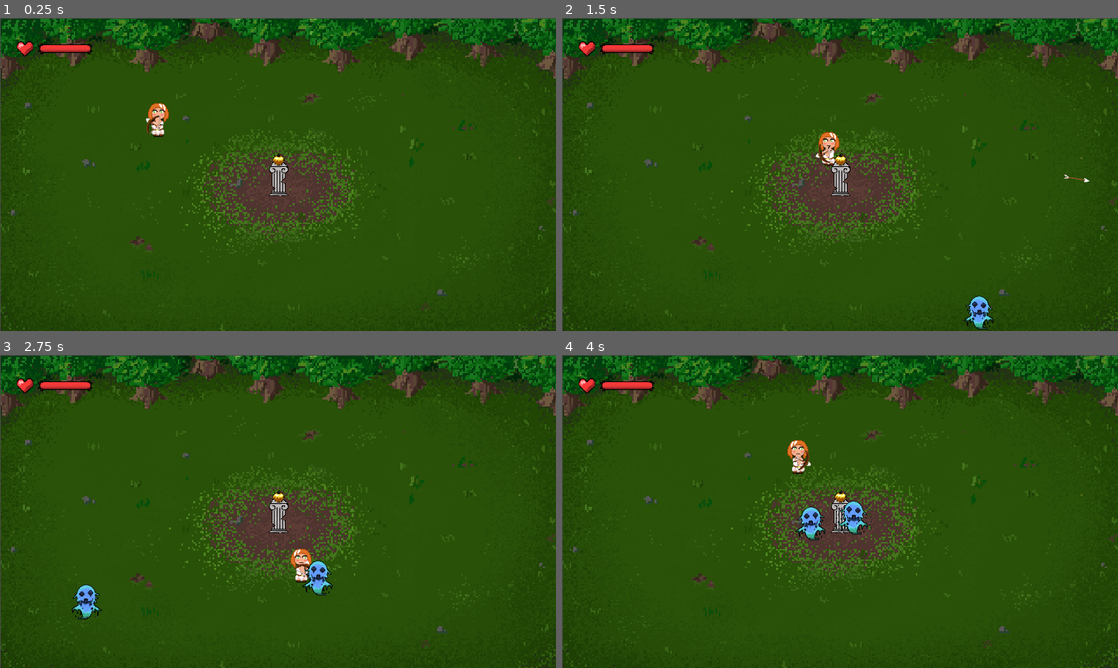
Above: before the commit, frames 1-4 (two rows, left to right).
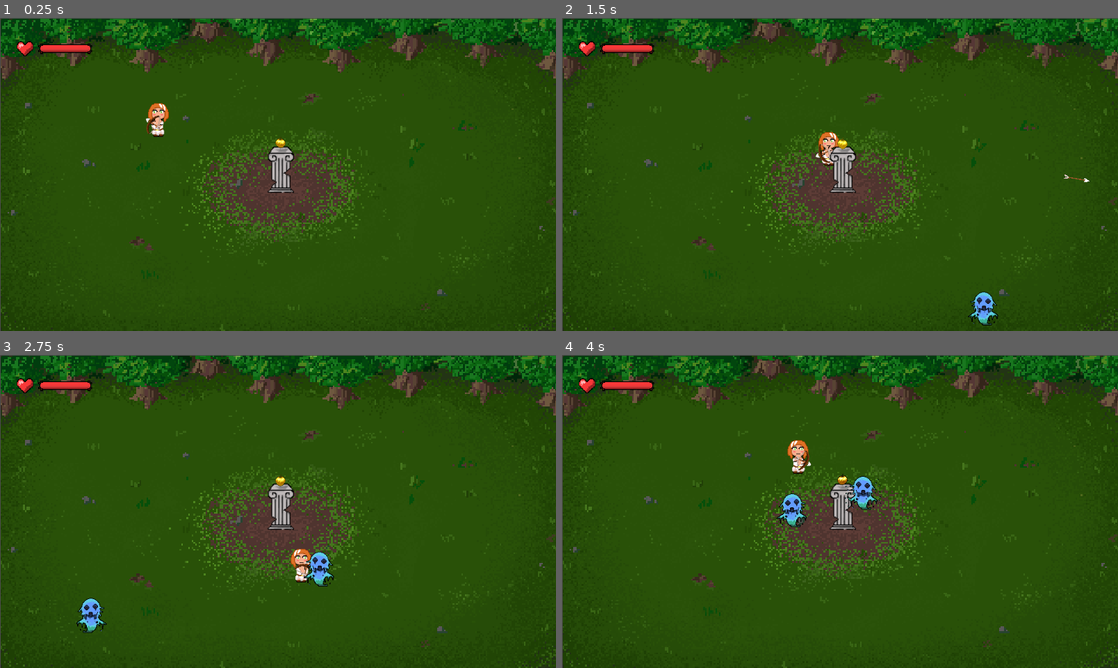
Above: after the commit, the same moments.

Repository: moisesjbc/atalanta-golden-odyssey
Game: Godot game, scene res://gameplay/main_stable/main_stable.tscn
The game is run twice, just before and just after one commit, with the same random seed, the same clock (stepped at 60 frames per second) and the same inputs. The engine's default icon, where the game draws it, is replaced by a stand-in: a white triangle on a blue panel in a dark square.
Inputs (mouse positions are in pixels of both pictures, inside the frame that each line leads up to):
- Up to frame 1 (0.25 s): no input
- Up to frame 2 (1.5 s): tap Enter at 0.5 s; move the mouse to (962, 158) at 0.52 s; hold Right (ui_right) 0.53-1.28 s; click (962, 158) at 0.67 s; move the mouse to (728, 190) at 1.27 s; hold Down (ui_down) from 1.28 s (still down)
- Up to frame 3 (2.75 s): move the mouse to (333, 442) at 2.02 s; release Down (ui_down) at 2.03 s; hold Right (ui_right) from 2.03 s (still down)
- Up to frame 4 (4 s): move the mouse to (812, 574) at 2.77 s; release Right (ui_right) at 2.78 s; hold Up (ui_up) 2.78-3.53 s; click (812, 574) at 2.92 s; move the mouse to (1006, 558) at 3.52 s; hold Left (ui_left) from 3.53 s (still down)

The runs differ from the first frame. In frame 1, 0.6% of the frame differs, in the area x 48-53%, y 38-57%; in frame 2, 1.0%; in frame 3, 1.6%; in frame 4, 1.8%, in the area x 38-58%, y 27-60%.

Commit message:
Add apple floating

Diff:
--- a/godot-project/gameplay/CentralObject/CentralObject.gd
+++ b/godot-project/gameplay/CentralObject/CentralObject.gd
@@ -6,8 +6,13 @@
 export var max_health: float = 100.0
 var current_health: float = max_health
 
+func _ready():
+	$apple_sprite.play("idle")
+
+
 # Función para reducir la salud del objeto central
 func take_damage(amount: float):
+	$apple_sprite.play("hurt")
 	modify_hp(-amount)
 
 
@@ -22,3 +27,8 @@
 	if current_health <= 0:
 		emit_signal("destroyed")
 		queue_free()  # Destruir el objeto central si la salud llega a cero
+
+
+func _on_apple_sprite_animation_finished():
+	if $apple_sprite.animation == "hurt":
+		$apple_sprite.play("idle")
--- a/godot-project/gameplay/CentralObject/CentralObject.tscn
+++ b/godot-project/gameplay/CentralObject/CentralObject.tscn
@@ -1,19 +1,346 @@
-[gd_scene load_steps=4 format=2]
+[gd_scene load_steps=67 format=2]
 
 [ext_resource path="res://gameplay/CentralObject/CentralObject.gd" type="Script" id=1]
-[ext_resource path="res://gameplay/CentralObject/APPLE.png" type="Texture" id=2]
-
-[sub_resource type="RectangleShape2D" id=1]
-extents = Vector2( 123.5, 220.5 )
+[ext_resource path="res://gameplay/CentralObject/FLOATING.png" type="Texture" id=2]
+[ext_resource path="res://gameplay/CentralObject/columna.png" type="Texture" id=3]
+[ext_resource path="res://gameplay/CentralObject/Manzana daño.png" type="Texture" id=4]
+
+[sub_resource type="AtlasTexture" id=33]
+flags = 4
+atlas = ExtResource( 4 )
+region = Rect2( 0, 0, 64, 64 )
+
+[sub_resource type="AtlasTexture" id=34]
+flags = 4
+atlas = ExtResource( 4 )
+region = Rect2( 64, 0, 64, 64 )
+
+[sub_resource type="AtlasTexture" id=35]
+flags = 4
+atlas = ExtResource( 4 )
+region = Rect2( 128, 0, 64, 64 )
+
+[sub_resource type="AtlasTexture" id=36]
+flags = 4
+atlas = ExtResource( 4 )
+region = Rect2( 192, 0, 64, 64 )
+
+[sub_resource type="AtlasTexture" id=37]
+flags = 4
+atlas = ExtResource( 4 )
+region = Rect2( 256, 0, 64, 64 )
+
+[sub_resource type="AtlasTexture" id=38]
+flags = 4
+atlas = ExtResource( 4 )
+region = Rect2( 320, 0, 64, 64 )
+
+[sub_resource type="AtlasTexture" id=39]
+flags = 4
+atlas = ExtResource( 4 )
+region = Rect2( 0, 64, 64, 64 )
+
+[sub_resource type="AtlasTexture" id=40]
+flags = 4
+atlas = ExtResource( 4 )
+region = Rect2( 64, 64, 64, 64 )
+
+[sub_resource type="AtlasTexture" id=41]
+flags = 4
+atlas = ExtResource( 4 )
+region = Rect2( 128, 64, 64, 64 )
+
+[sub_resource type="AtlasTexture" id=42]
+flags = 4
+atlas = ExtResource( 4 )
+region = Rect2( 192, 64, 64, 64 )
+
+[sub_resource type="AtlasTexture" id=43]
+flags = 4
+atlas = ExtResource( 4 )
+region = Rect2( 256, 64, 64, 64 )
+
+[sub_resource type="AtlasTexture" id=44]
+flags = 4
+atlas = ExtResource( 4 )
+region = Rect2( 320, 64, 64, 64 )
+
+[sub_resource type="AtlasTexture" id=45]
+flags = 4
+atlas = ExtResource( 4 )
+region = Rect2( 0, 128, 64, 64 )
+
+[sub_resource type="AtlasTexture" id=46]
+flags = 4
+atlas = ExtResource( 4 )
+region = Rect2( 64, 128, 64, 64 )
+
+[sub_resource type="AtlasTexture" id=47]
+flags = 4
+atlas = ExtResource( 4 )
+region = Rect2( 128, 128, 64, 64 )
+
+[sub_resource type="AtlasTexture" id=48]
+flags = 4
+atlas = ExtResource( 4 )
+region = Rect2( 192, 128, 64, 64 )
+
+[sub_resource type="AtlasTexture" id=49]
+flags = 4
+atlas = ExtResource( 4 )
+region = Rect2( 256, 128, 64, 64 )
+
+[sub_resource type="AtlasTexture" id=50]
+flags = 4
+atlas = ExtResource( 4 )
+region = Rect2( 320, 128, 64, 64 )
+
+[sub_resource type="AtlasTexture" id=51]
+flags = 4
+atlas = ExtResource( 4 )
+region = Rect2( 0, 192, 64, 64 )
+
+[sub_resource type="AtlasTexture" id=52]
+flags = 4
+atlas = ExtResource( 4 )
+region = Rect2( 64, 192, 64, 64 )
+
+[sub_resource type="AtlasTexture" id=53]
+flags = 4
+atlas = ExtResource( 4 )
+region = Rect2( 128, 192, 64, 64 )
+
+[sub_resource type="AtlasTexture" id=54]
+flags = 4
+atlas = ExtResource( 4 )
+region = Rect2( 192, 192, 64, 64 )
+
+[sub_resource type="AtlasTexture" id=55]
+flags = 4
+atlas = ExtResource( 4 )
+region = Rect2( 256, 192, 64, 64 )
+
+[sub_resource type="AtlasTexture" id=56]
+flags = 4
+atlas = ExtResource( 4 )
+region = Rect2( 320, 192, 64, 64 )
+
+[sub_resource type="AtlasTexture" id=57]
+flags = 4
+atlas = ExtResource( 4 )
+region = Rect2( 0, 256, 64, 64 )
+
+[sub_resource type="AtlasTexture" id=58]
+flags = 4
+atlas = ExtResource( 4 )
+region = Rect2( 64, 256, 64, 64 )
+
+[sub_resource type="AtlasTexture" id=59]
+flags = 4
+atlas = ExtResource( 4 )
+region = Rect2( 128, 256, 64, 64 )
+
+[sub_resource type="AtlasTexture" id=60]
+flags = 4
+atlas = ExtResource( 4 )
+region = Rect2( 192, 256, 64, 64 )
+
+[sub_resource type="AtlasTexture" id=61]
+flags = 4
+atlas = ExtResource( 4 )
+region = Rect2( 256, 256, 64, 64 )
+
+[sub_resource type="AtlasTexture" id=62]
+flags = 4
+atlas = ExtResource( 4 )
+region = Rect2( 320, 256, 64, 64 )
+
+[sub_resource type="AtlasTexture" id=1]
+flags = 4
+atlas = ExtResource( 2 )
+region = Rect2( 0, 0, 64, 64 )
+
+[sub_resource type="AtlasTexture" id=2]
+flags = 4
+atlas = ExtResource( 2 )
+region = Rect2( 64, 0, 64, 64 )
+
+[sub_resource type="AtlasTexture" id=3]
+flags = 4
+atlas = ExtResource( 2 )
+region = Rect2( 128, 0, 64, 64 )
+
+[sub_resource type="AtlasTexture" id=4]
+flags = 4
+atlas = ExtResource( 2 )
+region = Rect2( 192, 0, 64, 64 )
+
+[sub_resource type="AtlasTexture" id=5]
+flags = 4
+atlas = ExtResource( 2 )
+region = Rect2( 256, 0, 64, 64 )
+
+[sub_resource type="AtlasTexture" id=6]
+flags = 4
+atlas = ExtResource( 2 )
+region = Rect2( 320, 0, 64, 64 )
+
+[sub_resource type="AtlasTexture" id=7]
+flags = 4
+atlas = ExtResource( 2 )
+region = Rect2( 0, 64, 64, 64 )
+
+[sub_resource type="AtlasTexture" id=8]
+flags = 4
+atlas = ExtResource( 2 )
+region = Rect2( 64, 64, 64, 64 )
+
+[sub_resource type="AtlasTexture" id=9]
+flags = 4
+atlas = ExtResource( 2 )
+region = Rect2( 128, 64, 64, 64 )
+
+[sub_resource type="AtlasTexture" id=10]
+flags = 4
+atlas = ExtResource( 2 )
+region = Rect2( 192, 64, 64, 64 )
+
+[sub_resource type="AtlasTexture" id=11]
+flags = 4
+atlas = ExtResource( 2 )
+region = Rect2( 256, 64, 64, 64 )
+
+[sub_resource type="AtlasTexture" id=12]
+flags = 4
+atlas = ExtResource( 2 )
+region = Rect2( 320, 64, 64, 64 )
+
+[sub_resource type="AtlasTexture" id=13]
+flags = 4
+atlas = ExtResource( 2 )
+region = Rect2( 0, 128, 64, 64 )
+
+[sub_resource type="AtlasTexture" id=14]
+flags = 4
+atlas = ExtResource( 2 )
+region = Rect2( 64, 128, 64, 64 )
+
+[sub_resource type="AtlasTexture" id=15]
+flags = 4
+atlas = ExtResource( 2 )
+region = Rect2( 128, 128, 64, 64 )
+
+[sub_resource type="AtlasTexture" id=16]
+flags = 4
+atlas = ExtResource( 2 )
+region = Rect2( 192, 128, 64, 64 )
+
+[sub_resource type="AtlasTexture" id=17]
+flags = 4
+atlas = ExtResource( 2 )
+region = Rect2( 256, 128, 64, 64 )
+
+[sub_resource type="AtlasTexture" id=18]
+flags = 4
+atlas = ExtResource( 2 )
+region = Rect2( 320, 128, 64, 64 )
+
+[sub_resource type="AtlasTexture" id=19]
+flags = 4
+atlas = ExtResource( 2 )
+region = Rect2( 0, 192, 64, 64 )
+
+[sub_resource type="AtlasTexture" id=20]
+flags = 4
+atlas = ExtResource( 2 )
+region = Rect2( 64, 192, 64, 64 )
+
+[sub_resource type="AtlasTexture" id=21]
+flags = 4
+atlas = ExtResource( 2 )
+region = Rect2( 128, 192, 64, 64 )
+
+[sub_resource type="AtlasTexture" id=22]
+flags = 4
+atlas = ExtResource( 2 )
+region = Rect2( 192, 192, 64, 64 )
+
+[sub_resource type="AtlasTexture" id=23]
+flags = 4
+atlas = ExtResource( 2 )
+region = Rect2( 256, 192, 64, 64 )
+
+[sub_resource type="AtlasTexture" id=24]
+flags = 4
+atlas = ExtResource( 2 )
+region = Rect2( 320, 192, 64, 64 )
+
+[sub_resource type="AtlasTexture" id=25]
+flags = 4
+atlas = ExtResource( 2 )
+region = Rect2( 0, 256, 64, 64 )
+
+[sub_resource type="AtlasTexture" id=26]
+flags = 4
+atlas = ExtResource( 2 )
+region = Rect2( 64, 256, 64, 64 )
+
+[sub_resource type="AtlasTexture" id=27]
+flags = 4
+atlas = ExtResource( 2 )
+region = Rect2( 128, 256, 64, 64 )
+
+[sub_resource type="AtlasTexture" id=28]
+flags = 4
+atlas = ExtResource( 2 )
+region = Rect2( 192, 256, 64, 64 )
+
+[sub_resource type="AtlasTexture" id=29]
+flags = 4
+atlas = ExtResource( 2 )
+region = Rect2( 256, 256, 64, 64 )
+
+[sub_resource type="AtlasTexture" id=30]
+flags = 4
+atlas = ExtResource( 2 )
+region = Rect2( 320, 256, 64, 64 )
+
+[sub_resource type="SpriteFrames" id=31]
+animations = [ {
+"frames": [ SubResource( 33 ), SubResource( 34 ), SubResource( 35 ), SubResource( 36 ), SubResource( 37 ), SubResource( 38 ), SubResource( 39 ), SubResource( 40 ), SubResource( 41 ), SubResource( 42 ), SubResource( 43 ), SubResource( 44 ), SubResource( 45 ), SubResource( 46 ), SubResource( 47 ), SubResource( 48 ), SubResource( 49 ), SubResource( 50 ), SubResource( 51 ), SubResource( 52 ), SubResource( 53 ), SubResource( 54 ), SubResource( 55 ), SubResource( 56 ), SubResource( 57 ), SubResource( 58 ), SubResource( 59 ), SubResource( 60 ), SubResource( 61 ), SubResource( 62 ) ],
+"loop": false,
+"name": "hurt",
+"speed": 40.0
+}, {
+"frames": [ SubResource( 1 ), SubResource( 2 ), SubResource( 3 ), SubResource( 4 ), SubResource( 5 ), SubResource( 6 ), SubResource( 7 ), SubResource( 8 ), SubResource( 9 ), SubResource( 10 ), SubResource( 11 ), SubResource( 12 ), SubResource( 13 ), SubResource( 14 ), SubResource( 15 ), SubResource( 16 ), SubResource( 17 ), SubResource( 18 ), SubResource( 19 ), SubResource( 20 ), SubResource( 21 ), SubResource( 22 ), SubResource( 23 ), SubResource( 24 ), SubResource( 25 ), SubResource( 26 ), SubResource( 27 ), SubResource( 28 ), SubResource( 29 ), SubResource( 30 ) ],
+"loop": true,
+"name": "idle",
+"speed": 5.0
+} ]
+
+[sub_resource type="RectangleShape2D" id=63]
+extents = Vector2( 16.7, 33.56 )
 
 [node name="central_object" type="StaticBody2D"]
+scale = Vector2( 50, 50 )
 collision_layer = 4
 collision_mask = 8
 script = ExtResource( 1 )
 
-[node name="Sprite" type="Sprite" parent="."]
-texture = ExtResource( 2 )
+[node name="column_sprite" type="Sprite" parent="."]
+position = Vector2( 1.33333, 34 )
+texture = ExtResource( 3 )
+
+[node name="apple_sprite" type="AnimatedSprite" parent="."]
+position = Vector2( 0.320002, 5.8 )
+scale = Vector2( 0.5, 0.5 )
+frames = SubResource( 31 )
+animation = "hurt"
+frame = 29
+playing = true
 
 [node name="CollisionShape2D" type="CollisionShape2D" parent="."]
-position = Vector2( -0.5, 210.5 )
-shape = SubResource( 1 )
+position = Vector2( 1.06, 31.74 )
+shape = SubResource( 63 )
+
+[connection signal="animation_finished" from="apple_sprite" to="." method="_on_apple_sprite_animation_finished"]
--- a/godot-project/gameplay/main_stable/main_stable.tscn
+++ b/godot-project/gameplay/main_stable/main_stable.tscn
@@ -23,8 +23,8 @@
 position = Vector2( 531, 348 )
 
 [node name="central_object" parent="." instance=ExtResource( 2 )]
-position = Vector2( 962, 528 )
-scale = Vector2( 0.2, 0.2 )
+position = Vector2( 966, 411 )
+scale = Vector2( 3, 3 )
 
 [node name="walls" type="Node2D" parent="."]
 
Binary file added: godot-project/gameplay/CentralObject/FLOATING.png
Not shown, added: godot-project/gameplay/CentralObject/FLOATING.png.import
Binary file added: godot-project/gameplay/CentralObject/Manzana daño.png
Not shown, added: godot-project/gameplay/CentralObject/Manzana daño.png.import
Binary file added: godot-project/gameplay/CentralObject/columna.png
Not shown, added: godot-project/gameplay/CentralObject/columna.png.import
